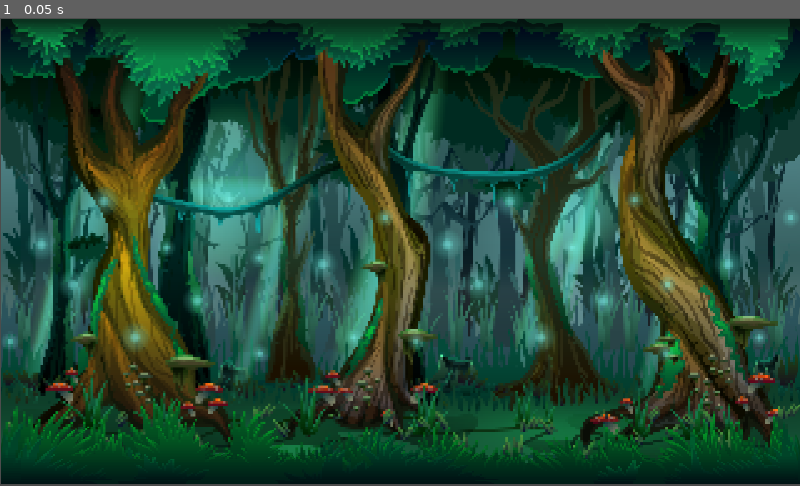
Above: before the commit, frame 1.
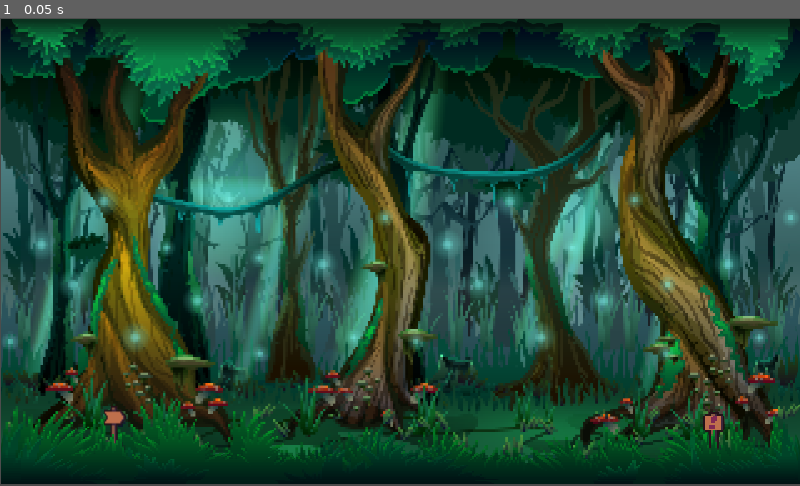
Above: after the commit, the same moment.

Repository: MateussXimeness/computer-graphics
Game: Godot game, scene res://src/Scenes/InitialScene/InitialScene.tscn
The game is run twice, just before and just after one commit, with the same random seed, the same clock (stepped at 60 frames per second) and the same inputs. This scene is started directly instead of the project's main scene.
Inputs:
- Up to frame 1 (0.05 s): no input

The runs differ from the first frame. In frame 1, 0.2% of the frame differs, in the area x 13-91%, y 82-93%.

Commit message:
InitialScene sprite reference updated

Diff:
--- a/src/Scenes/InitialScene/InitialScene.tscn
+++ b/src/Scenes/InitialScene/InitialScene.tscn
@@ -1,7 +1,9 @@
-[gd_scene load_steps=4 format=2]
+[gd_scene load_steps=6 format=2]
 
+[ext_resource path="res://assets/Scenes/Floresta/Floresta Objetos/8.png" type="Texture" id=1]
 [ext_resource path="res://assets/Scenes/Floresta1/output-onlinepngtools.png" type="Texture" id=2]
 [ext_resource path="res://assets/Scenes/Floresta1/output-onlinepngtools (1).png" type="Texture" id=3]
+[ext_resource path="res://assets/Scenes/Floresta/Floresta Objetos/1.png" type="Texture" id=4]
 
 [sub_resource type="RectangleShape2D" id=1]
 extents = Vector2( 512.223, 10 )
@@ -18,10 +20,12 @@
 [node name="Sprite2" type="Sprite" parent="Cenário"]
 position = Vector2( 913.308, 530.031 )
 scale = Vector2( 2.55523, 2.38307 )
+texture = ExtResource( 1 )
 
 [node name="Sprite4" type="Sprite" parent="Cenário"]
 position = Vector2( 146.839, 523.372 )
 scale = Vector2( 1.78955, 2.48914 )
+texture = ExtResource( 4 )
 
 [node name="Sprite5" type="Sprite" parent="Cenário"]
 position = Vector2( 523.966, 380.585 )
